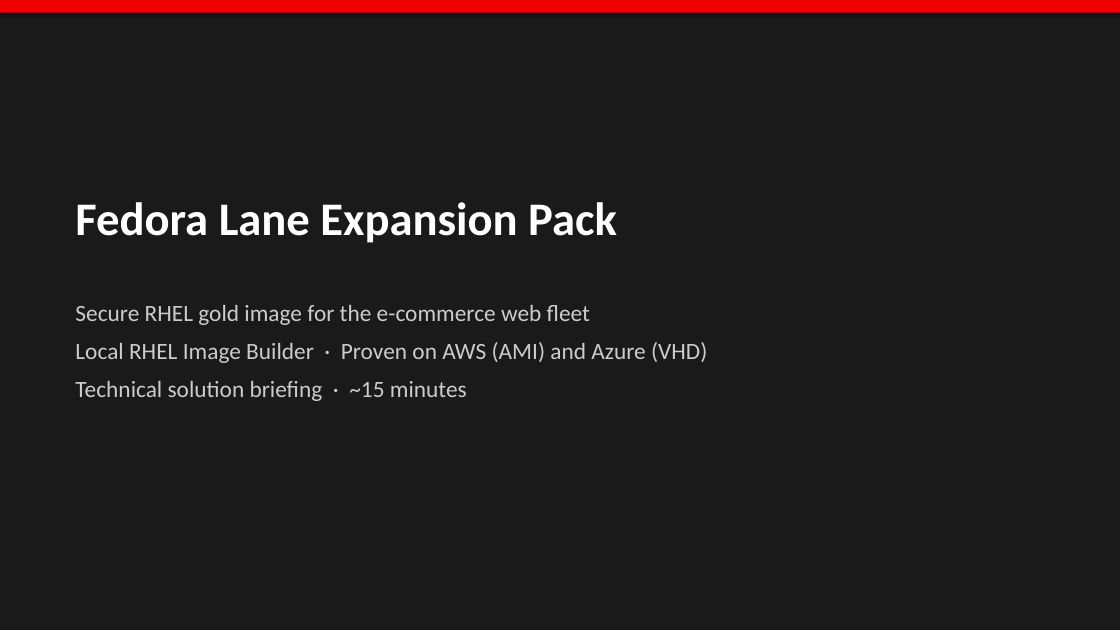
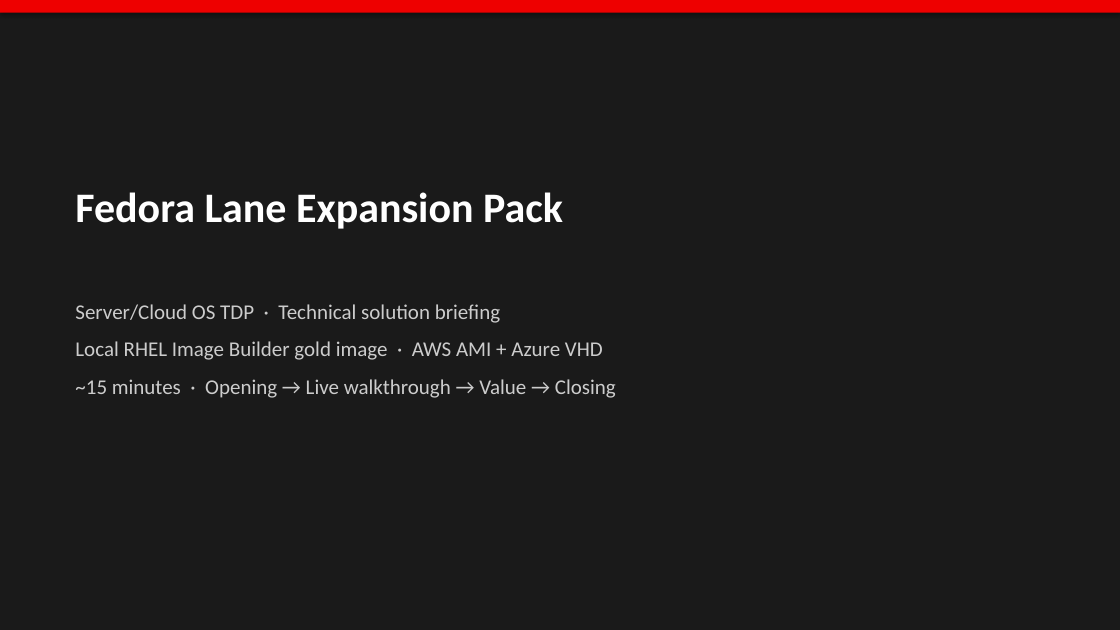
Before and after one commit to ydandge-oss/fedora-lane-core-pack-faster, a slide deck: slide 1 of docs/Fedora-Lane-Expansion-Pack-Technical-Solution.pptx. Drawn at 1120x630 pixels with LibreOffice and Linux fonts; fonts in the diff are those of the drawing. Boxes give left, top, right and bottom in pixels: in the first picture for what was removed or moved away, otherwise in the second. Text is boxed around its words. In the diff, an @@ line names an element or a change of style, - is before the commit and + after.

```diff
--- a/docs/Fedora-Lane-Expansion-Pack-Technical-Solution.pptx
+++ b/docs/Fedora-Lane-Expansion-Pack-Technical-Solution.pptx
@@ text "Fedora Lane Expansion Pack": place and size @@
-text "Fedora Lane Expansion Pack" at [75, 202, 617, 243]
+text "Fedora Lane Expansion Pack" at [75, 192, 563, 229]
@@ text "Fedora Lane Expansion Pack" at [75, 192, 563, 229]: size 40 to 36 pt @@
@@ text at [75, 304, 500, 323]: text changed; size 20 to 18 pt @@
-Secure RHEL gold image for the e-commerce web fleet
+Server/Cloud OS TDP · Technical solution briefing
@@ text at [75, 341, 603, 360]: text changed; size 20 to 18 pt @@
-Local RHEL Image Builder · Proven on AWS (AMI) and Azure (VHD)
+Local RHEL Image Builder gold image · AWS AMI + Azure VHD
@@ text at [75, 379, 616, 398]: text changed; size 20 to 18 pt @@
-Technical solution briefing · ~15 minutes
+~15 minutes · Opening → Live walkthrough → Value → Closing
```
Also in this commit, not shown: 7 other slides changed, 5 slides added, 5 slides removed, 3 other files.
